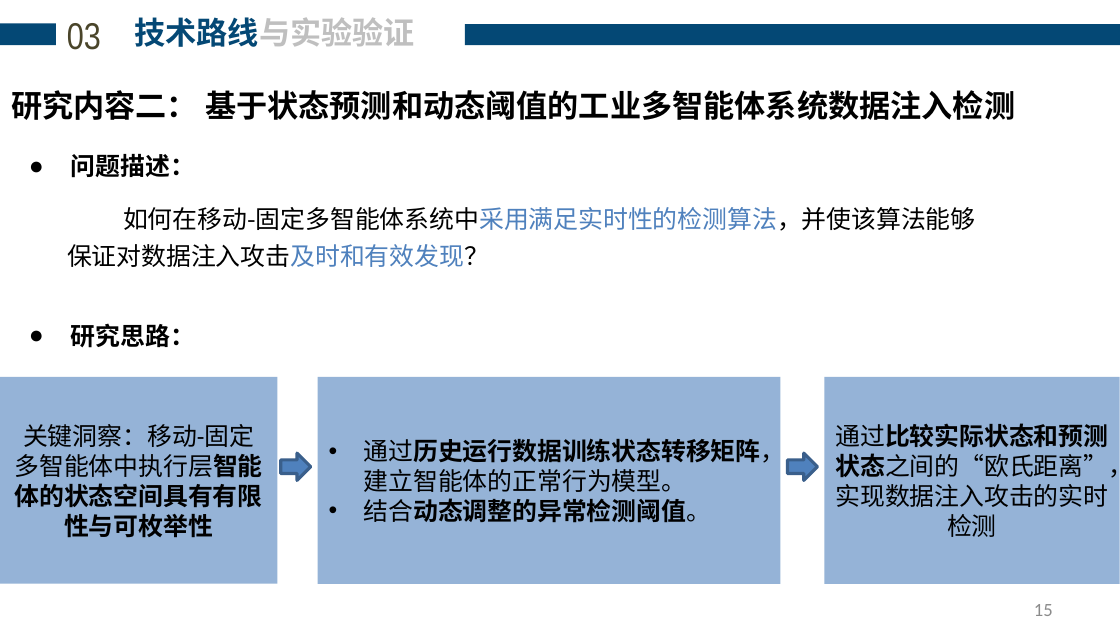
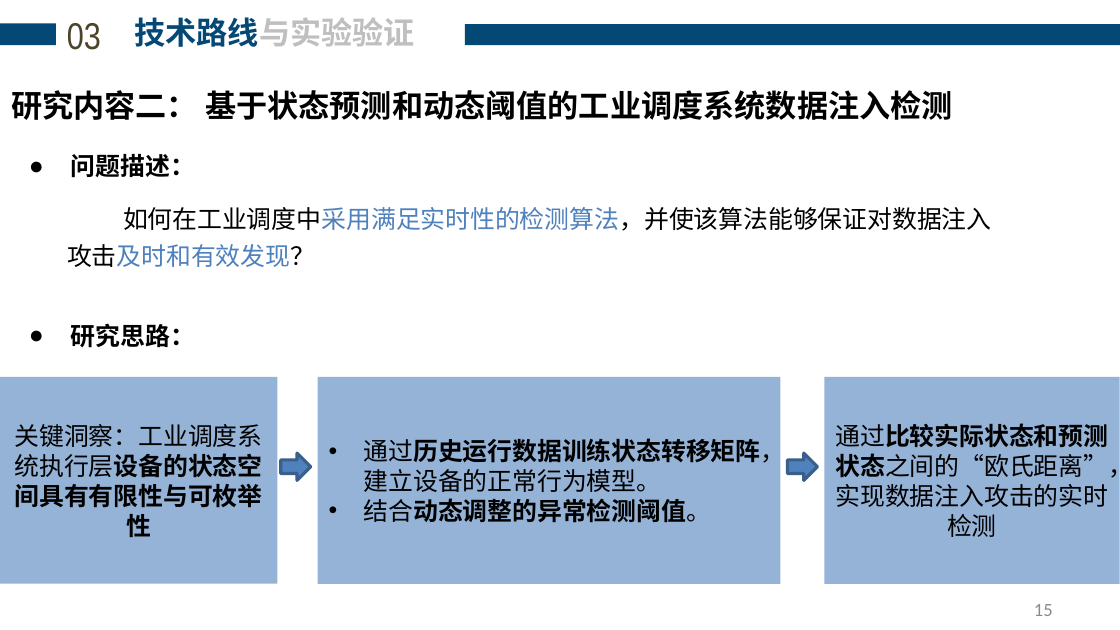
Before and after one commit to analyst2004lx/paper01, a slide deck: slide 15 of 开题报告/于琪-开题PPT(20260809) .pptx. Drawn at 1120x630 pixels with LibreOffice and Linux fonts; fonts in the diff are those of the drawing. Boxes give left, top, right and bottom in pixels: in the first picture for what was removed or moved away, otherwise in the second. Text is boxed around its words. In the diff, an @@ line names an element or a change of style, - is before the commit and + after.

```diff
--- a/开题报告/于琪-开题PPT(20260809) .pptx
+++ b/开题报告/于琪-开题PPT(20260809) .pptx
@@ text at (11, 90, 953, 120): text changed @@
-研究内容二： 基于状态预测和动态阈值的工业多智能体系统数据注入检测
+研究内容二： 基于状态预测和动态阈值的工业调度系统数据注入检测
@@ text at (67, 207, 991, 267): text changed @@
-如何在移动-固定多智能体系统中采用满足实时性的检测算法，并使该算法能够保证对数据注入攻击及时和有效发现？
+如何在工业调度中采用满足实时性的检测算法，并使该算法能够保证对数据注入攻击及时和有效发现？
@@ text in rectangle at (15, 424, 263, 538): text changed; bold on @@
-关键洞察：移动-固定多智能体中执行层智能体的状态空间具有有限性与可枚举性
+关键洞察：工业调度系统执行层设备的状态空间具有有限性与可枚举性
@@ text in rectangle at (364, 435, 786, 492): text changed @@
-• 通过历史运行数据训练状态转移矩阵，建立智能体的正常行为模型。
+• 通过历史运行数据训练状态转移矩阵，建立设备的正常行为模型。
```
Also in this commit, not shown: 17 other slides changed, 1 slide added, 1 slide removed, 9 other files.
